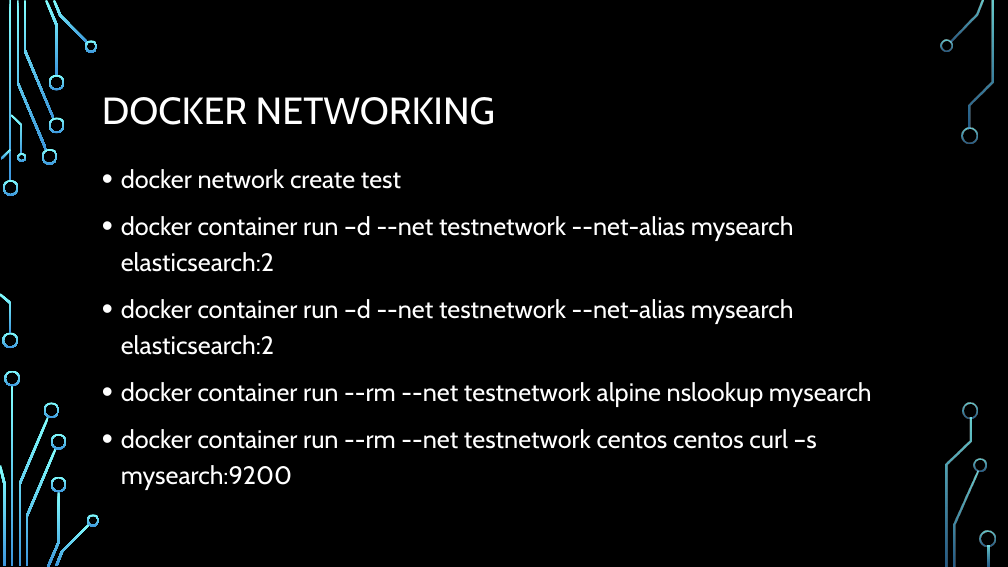
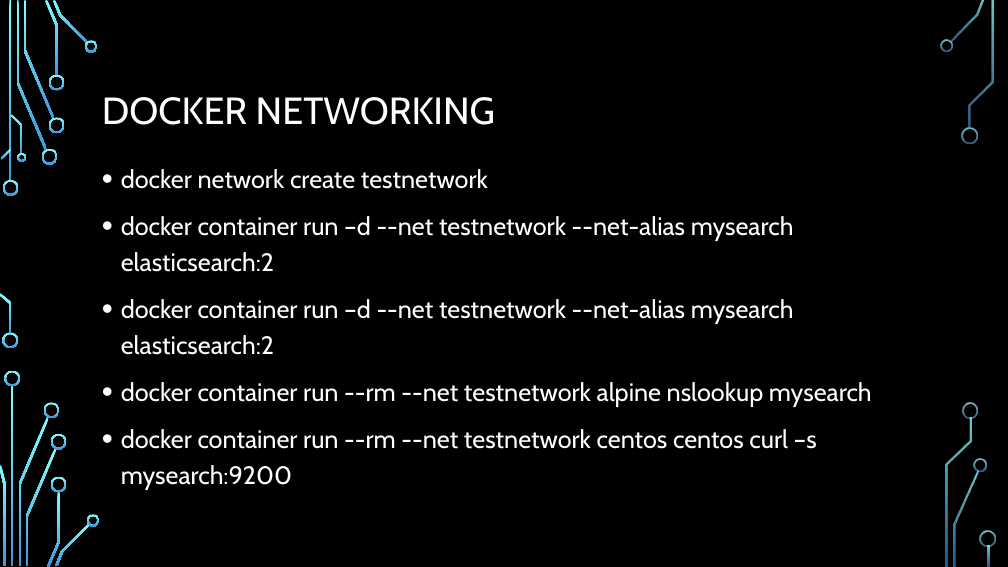
Before and after one commit to ksalihcavusoglu/nurddockertraining, a slide deck: slide 19 of DOCKER 101.pptx (slide 20 before the commit). Drawn at 1008x567 pixels with LibreOffice and Linux fonts; fonts in the diff are those of the drawing; background and template pictures are left out. Boxes give left, top, right and bottom in pixels: in the first picture for what was removed or moved away, otherwise in the second. Text is boxed around its words. In the diff, an @@ line names an element or a change of style, - is before the commit and + after.

```diff
--- a/DOCKER 101.pptx
+++ b/DOCKER 101.pptx
@@ text at (121, 169, 488, 189): text changed @@
-• docker network create test
+• docker network create testnetwork
```
Also in this commit, not shown: 13 other slides changed, 6 slides added, 4 slides removed, 30 other files.
